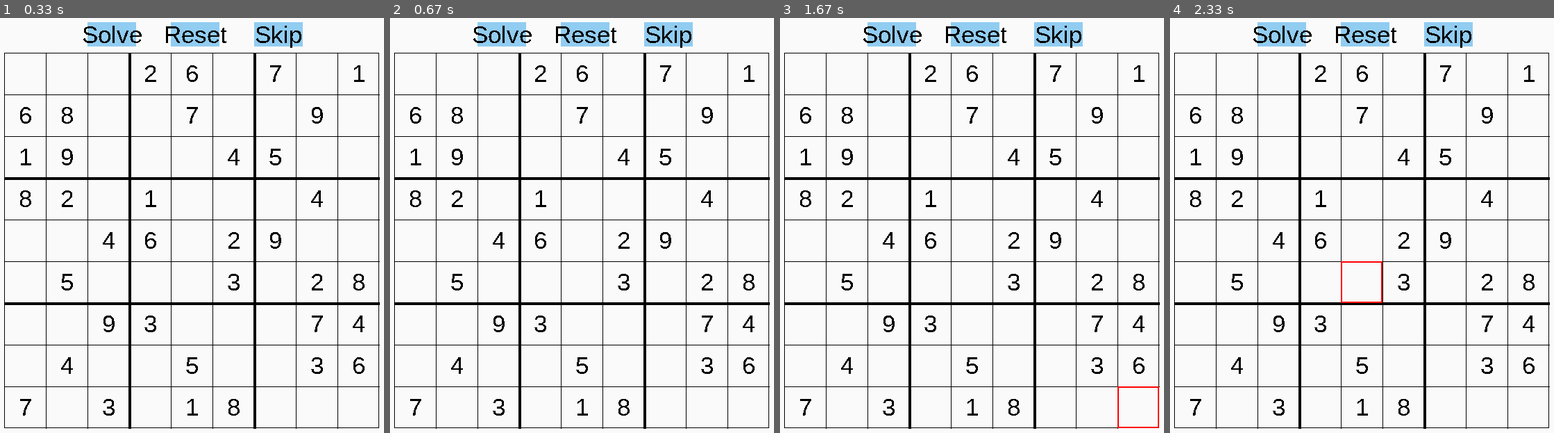
Above: before the commit, frames 1-4 (left to right).
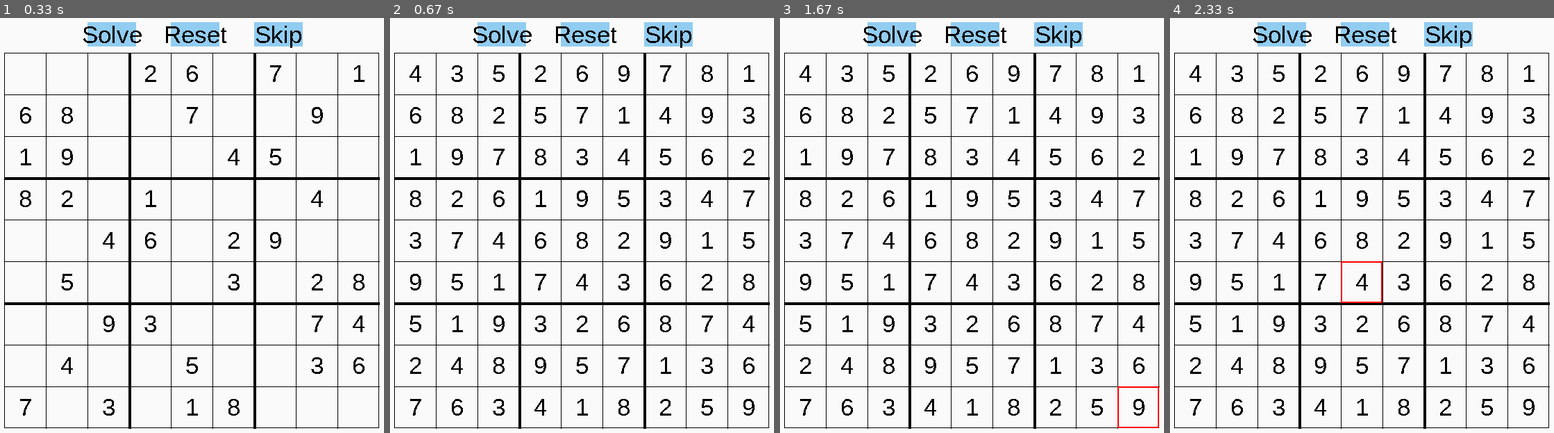
Above: after the commit, the same moments.

Repository: JDev165/sudokuBacktrackingVisualization
Game: pygame game, started from pygame_test.py
The game is run twice, just before and just after one commit, with the same random seed, the same clock (stepped at 60 frames per second) and the same inputs.
Inputs (mouse positions are in pixels of both pictures, inside the frame that each line leads up to):
- Up to frame 1 (0.33 s): no input
- Up to frame 2 (0.67 s): click "Solve" at 0.38 s
- Up to frame 3 (1.67 s): tap Enter at 0.67 s; click (1137, 399) at 1.55 s
- Up to frame 4 (2.33 s): click (1369, 88) at 1.88 s; click (1369, 287) at 2.22 s

Frame 1 is identical in both runs. In frame 2, 2.1% of the frame differs, in the area x 5-95%, y 11-96%; in frame 3, 2.1%; in frame 4, 2.1%.

Commit message:
Buttons work and click events also work. Need to fill in reset and skip actions

Diff:
--- a/button.py
+++ b/button.py
@@ -2,7 +2,7 @@
 
 
 class Button:
-    def __init__(self, text, width, height, position, text_position):
+    def __init__(self, text, width, height, position, text_position, object):
         self._text = text
         self._width = width
         self._height = height
@@ -11,6 +11,7 @@
         self._button_rect = pygame.Rect(
             position[0], position[1], width, height)
         self._text_position = text_position
+        self._object = object
 
     def get_text_position(self):
         return self._text_position
@@ -25,36 +26,35 @@
         self._color = color
 
     def on_click(self, click_pos):
-        clicked = 1 if click_pos[0] < self._position[0] + \
-            self._width and click_pos[1] < self._position[1] + self._height else 0
+        if self.clicked(click_pos):
+            self.click_action()
 
-        if clicked:
-            print("clicked")
-        # clickAction(object)
+    def clicked(self, click_pos):
+        return 1 if ((self._position[0] <= click_pos[0]) and (self._position[0] + self._width >= click_pos[0]) and (self._position[1] <= click_pos[1]) and (self._position[1] + self._height >= click_pos[1])) else 0
 
-    def click_action(self, object):
+    def click_action(self):
         pass
 
 
 class SolveButton(Button):
-    def __init__(self, text, width, height, position, text_position):
-        super().__init__(text, width, height, position, text_position)
+    def __init__(self, text, width, height, position, text_position, object):
+        super().__init__(text, width, height, position, text_position, object)
 
-    def click_action(self, object):
-        object.solve()
+    def click_action(self):
+        self._object.solve()
 
 
 class ResetButton(Button):
-    def __init__(self, text, width, height, position, text_position):
-        super().__init__(text, width, height, position, text_position)
+    def __init__(self, text, width, height, position, text_position, object):
+        super().__init__(text, width, height, position, text_position, object)
 
-    def click_action(self, object):
-        object.reset()
+    def click_action(self):
+        self._object.reset()
 
 
 class SkipButton(Button):
-    def __init__(self, text, width, height, position, text_position):
-        super().__init__(text, width, height, position, text_position)
+    def __init__(self, text, width, height, position, text_position, object):
+        super().__init__(text, width, height, position, text_position, object)
 
     def click_action(self, object):
-        object.skip()
+        self._object.skip()
--- a/game.py
+++ b/game.py
@@ -14,7 +14,6 @@
         pygame.init()
         font = pygame.font.SysFont(self.gameFont, 35)
         self.screen = pygame.display.set_mode(self.screenSize)
-
         self.cartridge.play(pygame)
 
     def _game_loop(self):
--- a/pygame_test.py
+++ b/pygame_test.py
@@ -3,14 +3,16 @@
 from pygame.locals import *
 from button import *
 from sudoku_api import *
+from sudoku import *
 
+sudokuSolver = Sudoku(board)
 sudokuAPI = SudokuAPI(board)
 editableCells = sudokuAPI.getEmptyCells()
 wrongChoices = {}
 
-buttons = [SolveButton("Solve", 70, 35, (174, 10), (209, 28)),
-           ResetButton("Reset", 70, 35, (294, 10), (329, 28)),
-           SkipButton("Skip", 70, 35, (414, 10), (449, 28))]
+buttons = [SolveButton("Solve", 70, 35, (174, 10), (209, 28), sudokuSolver),
+           ResetButton("Reset", 70, 35, (294, 10), (329, 28), None),
+           SkipButton("Skip", 70, 35, (414, 10), (449, 28), None)]
 
 pygame.init()
 
@@ -92,7 +94,6 @@
             if mouse_click:
                 for button in buttons:
                     button.on_click(mouse_click)
-            # Button click events go here
 
         elif event.type == pygame.KEYDOWN:
             if selectionRect and clickedInsideBoard and isEditableCell and isInt(event.unicode):
--- a/sudoku.py
+++ b/sudoku.py
@@ -30,7 +30,7 @@
                     emptyCellLocation = (row, col)
         return emptyCellLocation
 
-    def isValid(self, emptyCellLocation: tuple, numberToTry: int):
+    def _isValid(self, emptyCellLocation: tuple, numberToTry: int):
         # Return validVertically and validHorizontally and validSubgrid
         validNumber = self._validVertically(emptyCellLocation, numberToTry) and self._validHorizontally(
             emptyCellLocation, numberToTry) and self._validSubgrid(emptyCellLocation, numberToTry)
